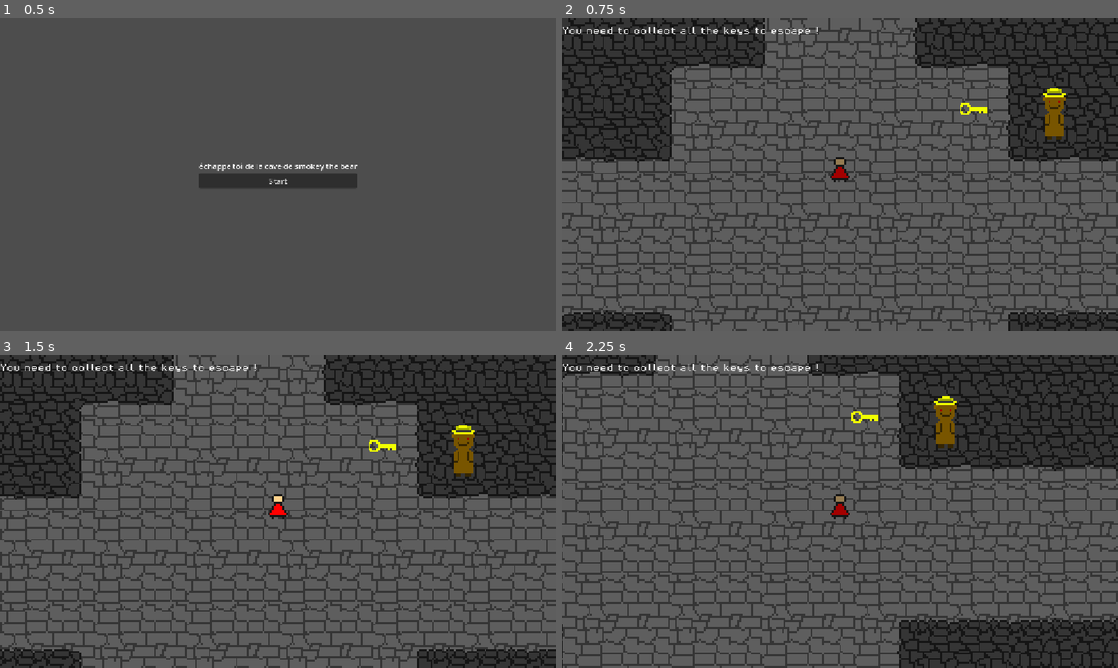
Above: before the commit, frames 1-4 (two rows, left to right).
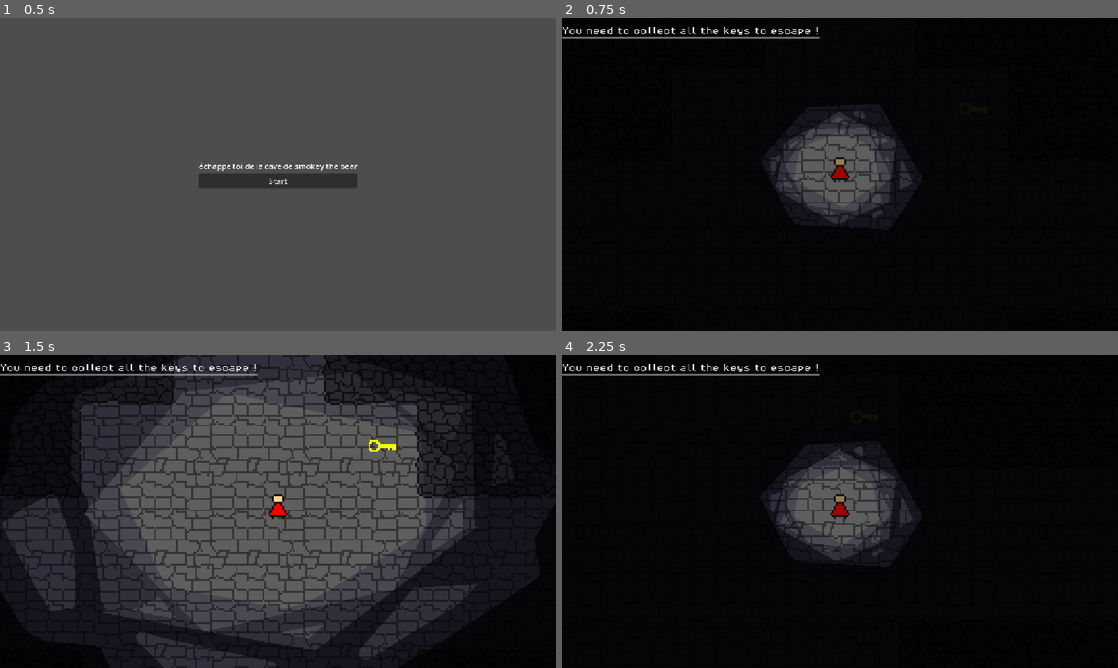
Above: after the commit, the same moments.

Repository: lethargii/bbqjam2026
Game: Godot game, scene res://Menus/main_menu.tscn
Two runs of this game, one before a commit and one after it. Both use one fixed random seed, a clock stepped at 60 frames per second and the inputs below.
Inputs:
- Up to frame 1 (0.5 s): no input
- Up to frame 2 (0.75 s): click "Start" at 0.5 s
- Up to frame 3 (1.5 s): tap Enter at 1.25 s; hold D (move right) from 1.28 s (still down); tap E (useMatch) at 1.35 s
- Up to frame 4 (2.25 s): release D (move right) at 2.03 s; hold S (move down) from 2.03 s (still down); tap E (useMatch) at 2.1 s

Frame 1 is identical in both runs. In frame 2, 87% of the frame differs, in the area x 0-100%, y 0-100%; in frame 3, 53%; in frame 4, 88%.

Commit message:
surprised bear

Diff:
--- /dev/null
+++ b/Menus/loose_menu.tscn
@@ -0,0 +1,30 @@
+[gd_scene format=3 uid="uid://bqfpik23jkeke"]
+
+[ext_resource type="Script" uid="uid://bw1aomwyo250u" path="res://win_menu.gd" id="1_6fo5m"]
+
+[node name="LooseMenu" type="CanvasLayer" unique_id=1880391572]
+script = ExtResource("1_6fo5m")
+
+[node name="VBoxContainer" type="VBoxContainer" parent="." unique_id=2022115755]
+anchors_preset = 8
+anchor_left = 0.5
+anchor_top = 0.5
+anchor_right = 0.5
+anchor_bottom = 0.5
+offset_left = -164.0
+offset_top = -29.0
+offset_right = 164.0
+offset_bottom = 29.0
+grow_horizontal = 2
+grow_vertical = 2
+size_flags_horizontal = 4
+
+[node name="Label" type="Label" parent="VBoxContainer" unique_id=318906605]
+layout_mode = 2
+text = "You died :("
+
+[node name="startButton" type="Button" parent="VBoxContainer" unique_id=910141348]
+layout_mode = 2
+text = "Play again"
+
+[connection signal="pressed" from="VBoxContainer/startButton" to="." method="_on_start_button_pressed"]
--- a/entity/enemy.gd
+++ b/entity/enemy.gd
@@ -3,11 +3,13 @@
 
 const SPEED = 300.0
 const JUMP_VELOCITY = -400.0
+var onScreen:bool=false
+var surprised:bool=false
 
-
-func _physics_process(delta: float) -> void:
-	pass
-
+func _process(_delta: float) -> void:
+	if onScreen and %Player.isLightOn:
+		$AnimatedSprite2D.play("surprised")
+		$Timer.start()
 
 func _on_area_2d_body_entered(body: Player) -> void:
 	if(body is Player):
@@ -17,3 +19,20 @@
 func _on_area_2d_body_exited(body: Player) -> void:
 	if(body is Player):
 		body.playerInSmokeyFOV = false
+
+
+
+func _on_visible_on_screen_notifier_2d_screen_entered() -> void:
+	onScreen=true
+
+
+func _on_visible_on_screen_notifier_2d_screen_exited() -> void:
+	onScreen=false
+
+
+func _on_timer_timeout() -> void:
+	if %Player.playerHidden==0:
+		print("you died")
+		%Player.die()
+	else:
+		print("you survived")
--- a/entity/enemy.tscn
+++ b/entity/enemy.tscn
@@ -18,13 +18,17 @@
 atlas = ExtResource("1_7k104")
 region = Rect2(32, 0, 16, 32)
 
+[sub_resource type="AtlasTexture" id="AtlasTexture_p1h7c"]
+atlas = ExtResource("1_7k104")
+region = Rect2(48, 0, 16, 32)
+
 [sub_resource type="SpriteFrames" id="SpriteFrames_dionx"]
 animations = [{
 "frames": [{
 "duration": 1.0,
 "texture": SubResource("AtlasTexture_4gyqm")
 }],
-"loop": true,
+"loop": 1,
 "name": &"back",
 "speed": 5.0
 }, {
@@ -32,7 +36,7 @@
 "duration": 1.0,
 "texture": SubResource("AtlasTexture_qi2p4")
 }],
-"loop": true,
+"loop": 1,
 "name": &"front",
 "speed": 5.0
 }, {
@@ -40,8 +44,16 @@
 "duration": 1.0,
 "texture": SubResource("AtlasTexture_iifgy")
 }],
-"loop": true,
+"loop": 1,
 "name": &"left",
+"speed": 5.0
+}, {
+"frames": [{
+"duration": 1.0,
+"texture": SubResource("AtlasTexture_p1h7c")
+}],
+"loop": 1,
+"name": &"surprised",
 "speed": 5.0
 }]
 
@@ -57,7 +69,7 @@
 [node name="AnimatedSprite2D" type="AnimatedSprite2D" parent="." unique_id=1205945608]
 position = Vector2(0, -13)
 sprite_frames = SubResource("SpriteFrames_dionx")
-animation = &"front"
+animation = &"surprised"
 autoplay = "front"
 
 [node name="Area2D" type="Area2D" parent="." unique_id=2003646244]
@@ -65,5 +77,14 @@
 [node name="CollisionShape2D" type="CollisionShape2D" parent="Area2D" unique_id=1064842420]
 shape = SubResource("ConvexPolygonShape2D_ufdl5")
 
+[node name="Timer" type="Timer" parent="." unique_id=757128804]
+wait_time = 4.0
+one_shot = true
+
+[node name="VisibleOnScreenNotifier2D" type="VisibleOnScreenNotifier2D" parent="." unique_id=1274672652]
+
 [connection signal="body_entered" from="Area2D" to="." method="_on_area_2d_body_entered"]
 [connection signal="body_exited" from="Area2D" to="." method="_on_area_2d_body_exited"]
+[connection signal="timeout" from="Timer" to="." method="_on_timer_timeout"]
+[connection signal="screen_entered" from="VisibleOnScreenNotifier2D" to="." method="_on_visible_on_screen_notifier_2d_screen_entered"]
+[connection signal="screen_exited" from="VisibleOnScreenNotifier2D" to="." method="_on_visible_on_screen_notifier_2d_screen_exited"]
--- a/entity/player.gd
+++ b/entity/player.gd
@@ -13,7 +13,16 @@
 		isLightOn=not isLightOn
 		if isLightOn:
 			$AnimatedSprite2D.play("light")
+			$Light.visible=true
+			$Dark.visible=false
 		else:
 			$AnimatedSprite2D.play("dark")
+			$Light.visible=false
+			$Dark.visible=true
 	velocity = direction * speed
+	if playerInSmokeyFOV and playerHidden==0:
+		die()
 	move_and_slide()
+
+func die():
+	get_tree().change_scene_to_file("res://Menus/loose_menu.tscn")
--- a/entity/player.tscn
+++ b/entity/player.tscn
@@ -2,6 +2,8 @@
 
 [ext_resource type="Texture2D" uid="uid://bhxiqb0dkyy55" path="res://assets/entity.png" id="1_ej55p"]
 [ext_resource type="Script" uid="uid://bnb7w1qx77mk3" path="res://entity/player.gd" id="1_xlvtu"]
+[ext_resource type="Texture2D" uid="uid://c1wktb3qblpln" path="res://assets/darkness.png" id="3_qd8qs"]
+[ext_resource type="Texture2D" uid="uid://0syqxc5f8sdf" path="res://assets/light.png" id="4_3hik6"]
 
 [sub_resource type="CircleShape2D" id="CircleShape2D_8wdiq"]
 radius = 4.1231055
@@ -44,3 +46,14 @@
 sprite_frames = SubResource("SpriteFrames_dionx")
 animation = &"dark"
 autoplay = "dark"
+
+[node name="Dark" type="PointLight2D" parent="." unique_id=12002662]
+blend_mode = 2
+texture = ExtResource("3_qd8qs")
+texture_scale = 0.2
+
+[node name="Light" type="PointLight2D" parent="." unique_id=1708778893]
+visible = false
+blend_mode = 2
+texture = ExtResource("4_3hik6")
+texture_scale = 0.2
--- a/main.tscn
+++ b/main.tscn
@@ -95,10 +95,15 @@
 text = "
 You need to collect all the keys to escape !"
 
+[node name="ProgressBar" type="ProgressBar" parent="CanvasLayer/VBoxContainer" unique_id=1926139930]
+layout_mode = 2
+value = 100.0
+show_percentage = false
+
 [node name="Hideout" parent="." unique_id=1634222053 instance=ExtResource("6_7mycd")]
 
 [node name="Enemy" parent="." unique_id=1465019855 instance=ExtResource("7_272bh")]
-position = Vector2(111, -18)
+position = Vector2(8, -91)
 
 [node name="Door" parent="." unique_id=498835129 instance=ExtResource("8_5vw27")]
 position = Vector2(0, -445)
Binary file changed: assets/entity.png
